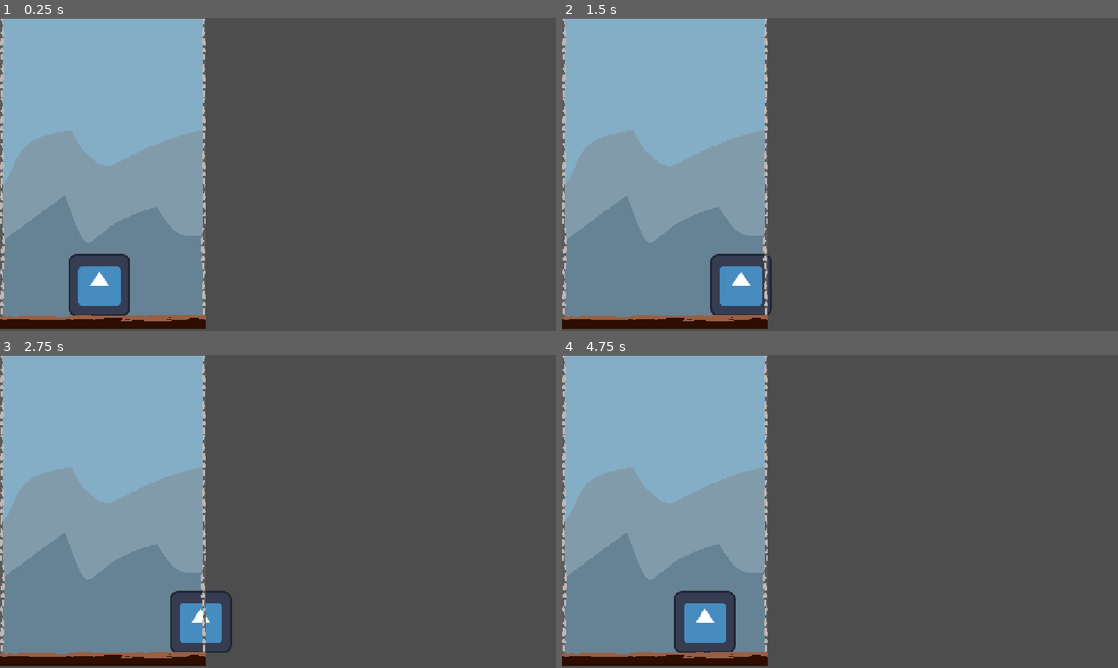
Above: before the commit, frames 1-4 (two rows, left to right).
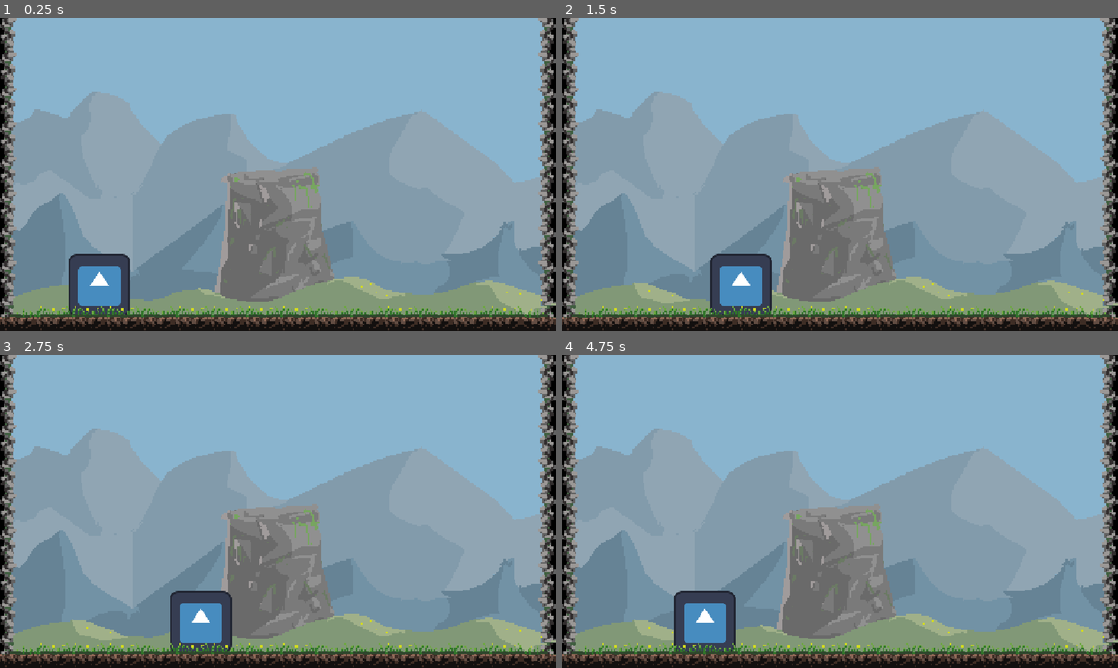
Above: after the commit, the same moments.

Repository: TWM1128/Main
Game: Godot game, scene res://Main/main.tscn
The game is run twice, just before and just after one commit, with the same random seed, the same clock (stepped at 60 frames per second) and the same inputs. The engine's default icon, where the game draws it, is replaced by a stand-in: a white triangle on a blue panel in a dark square.
Inputs:
- Up to frame 1 (0.25 s): no input
- Up to frame 2 (1.5 s): tap Enter at 0.5 s; hold D (move right) 0.53-1.28 s; hold A (move left) from 1.28 s (still down)
- Up to frame 3 (2.75 s): release A (move left) at 2.03 s; hold D (move right) from 2.03 s (still down)
- Up to frame 4 (4.75 s): release D (move right) at 3.53 s; hold A (move left) from 3.53 s (still down)

The runs differ from the first frame. In frame 1, 72% of the frame differs, in the area x 0-100%, y 0-100%; in frame 2, 72%; in frame 3, 71%; in frame 4, 72%.

Commit message:
background

Diff:
--- a/FirstLevel/FirstLevel.tscn
+++ b/FirstLevel/FirstLevel.tscn
@@ -4,13 +4,13 @@
 [ext_resource type="PackedScene" uid="uid://d1gm1e8j82ken" path="res://Character/character.tscn" id="2_s1d1y"]
 
 [sub_resource type="RectangleShape2D" id="RectangleShape2D_y8k5r"]
-size = Vector2(427, 26)
+size = Vector2(1149, 26)
 
 [node name="FirstLevel" type="Node2D" unique_id=1853246182]
 
 [node name="Background" type="Sprite2D" parent="." unique_id=1401787998]
-position = Vector2(214.50002, 322.74997)
-scale = Vector2(2.1349998, 2.1349998)
+position = Vector2(576, 324)
+scale = Vector2(3, 3)
 texture = ExtResource("1_y8k5r")
 vframes = 2
 
@@ -18,14 +18,14 @@
 position = Vector2(208, 549)
 
 [node name="Foreground" type="Sprite2D" parent="." unique_id=386168992]
-position = Vector2(214.50002, 322.74997)
-scale = Vector2(2.1349998, 2.1349998)
+position = Vector2(582, 324)
+scale = Vector2(3, 3)
 texture = ExtResource("1_y8k5r")
 vframes = 2
 frame = 1
 
-[node name="StaticBody2D" type="StaticBody2D" parent="." unique_id=883241545]
+[node name="GroundCollider" type="StaticBody2D" parent="." unique_id=883241545]
 
-[node name="CollisionShape2D" type="CollisionShape2D" parent="StaticBody2D" unique_id=99417764]
-position = Vector2(212.5, 632)
+[node name="CollisionShape2D" type="CollisionShape2D" parent="GroundCollider" unique_id=99417764]
+position = Vector2(573.5, 632)
 shape = SubResource("RectangleShape2D_y8k5r")
Binary file changed: FirstLevel/background.png
